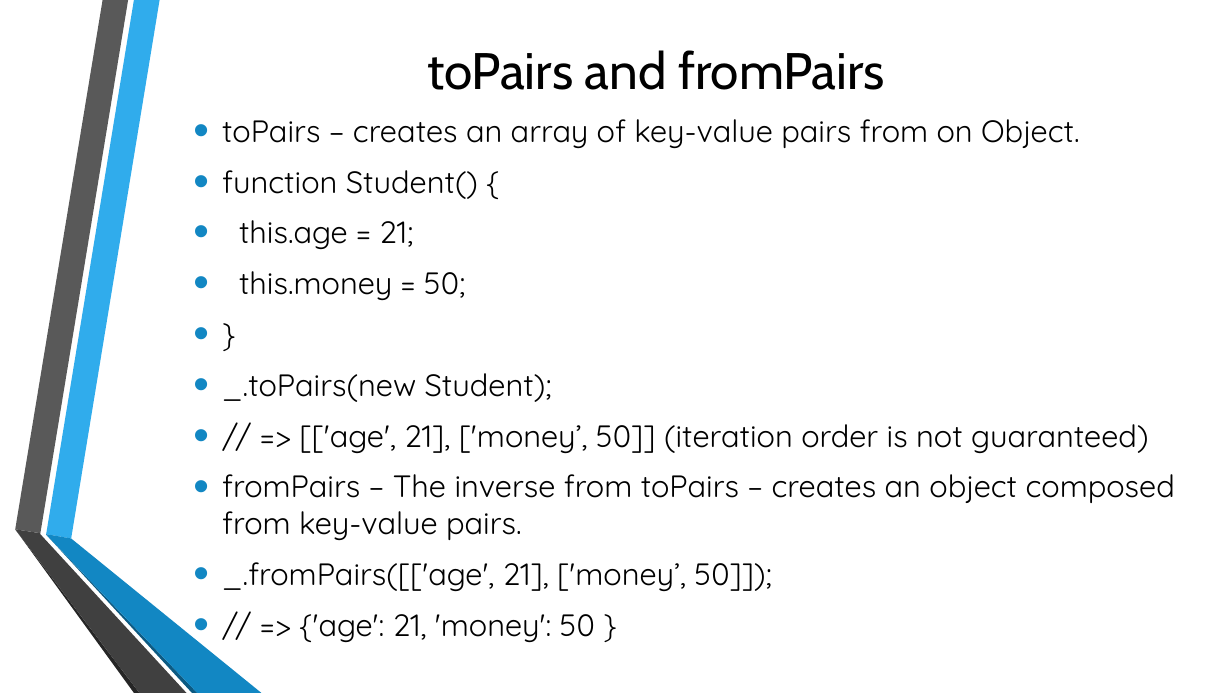
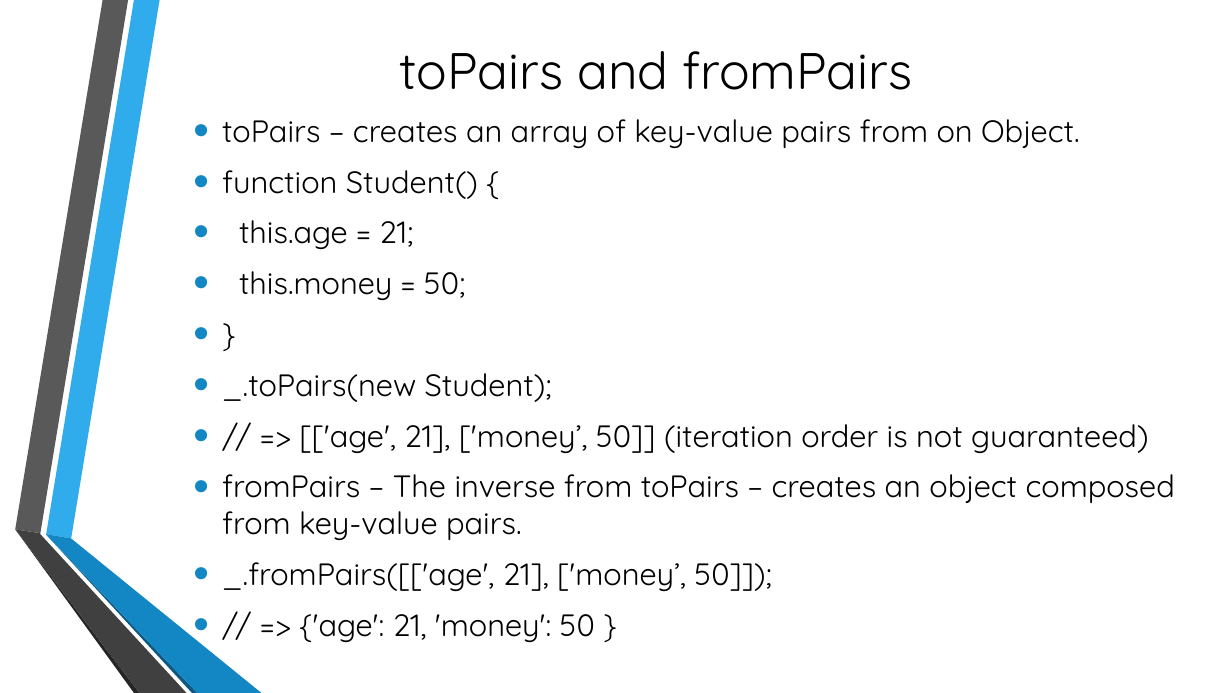
Before and after one commit to KostaProsenikov/lodash, a slide deck: slide 10 of Lodash.pptx. Drawn at 1232x693 pixels with LibreOffice and Linux fonts; fonts in the diff are those of the drawing; background and template pictures are left out. Boxes give left, top, right and bottom in pixels: in the first picture for what was removed or moved away, otherwise in the second. Text is boxed around its words. In the diff, an @@ line names an element or a change of style, - is before the commit and + after.

```diff
--- a/Lodash.pptx
+++ b/Lodash.pptx
@@ title "toPairs and fromPairs" at <box>400,51,913,90</box>: font Cabin to Quicksand @@
```
Also in this commit, not shown: 6 other slides changed, 9 slides added, 1 other file.
